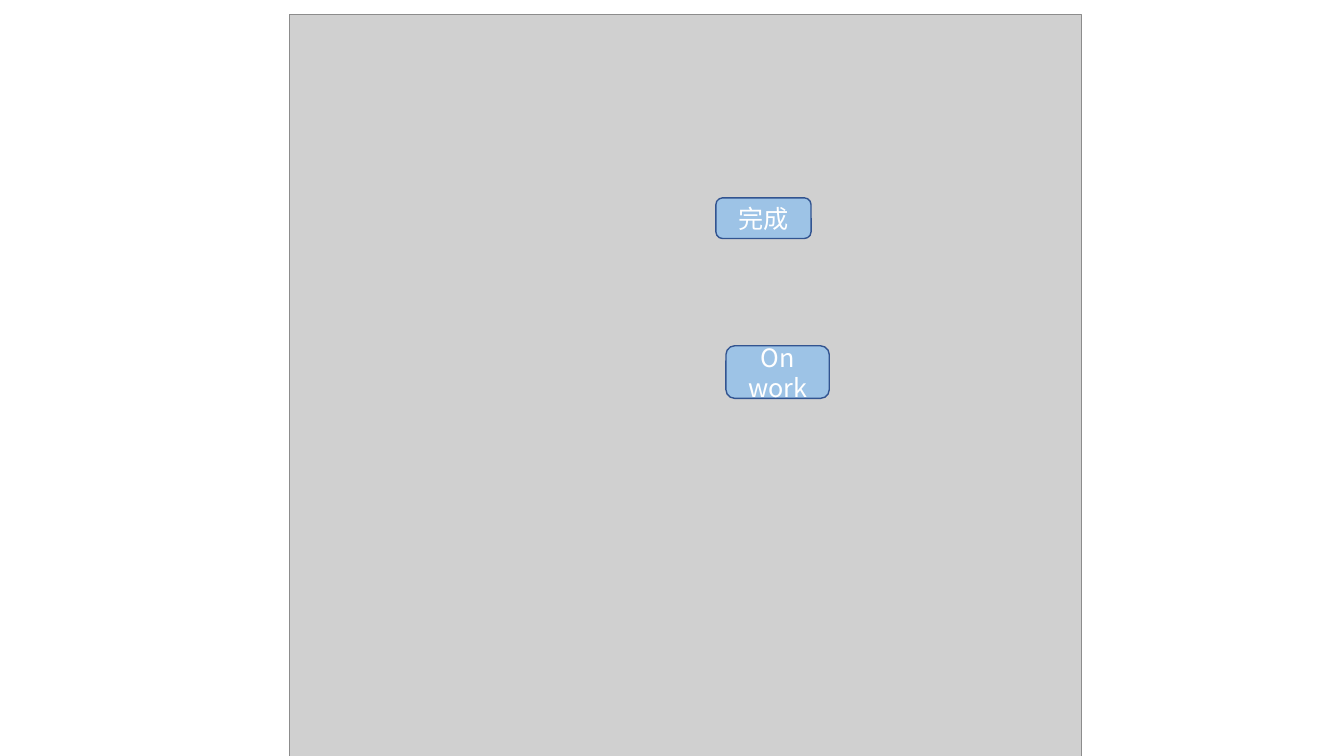
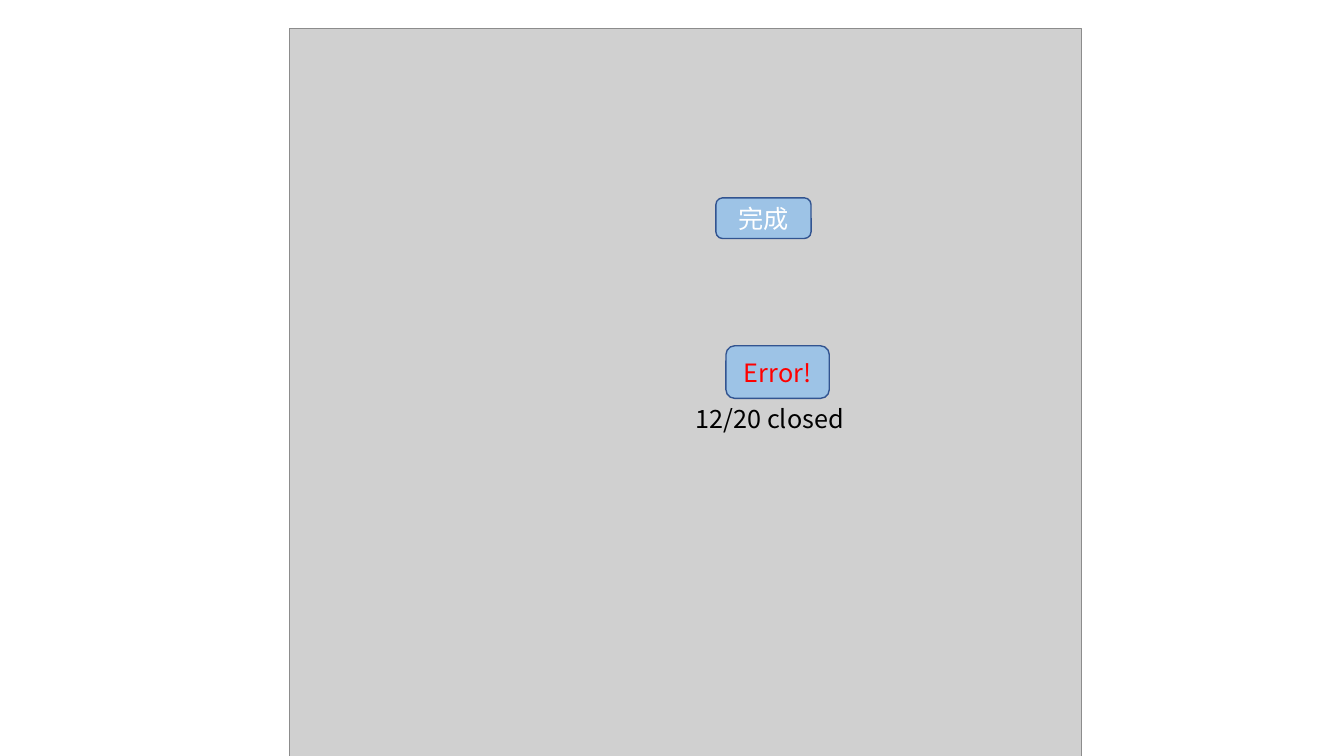
Before and after one commit to JACKPURCELL/JPEG_storage, a slide deck: slide 1 of WorkingRecording.pptx. Drawn at 1344x756 pixels with LibreOffice and Linux fonts; fonts in the diff are those of the drawing; grey boxes stand for pictures. Boxes give left, top, right and bottom in pixels: in the first picture for what was removed or moved away, otherwise in the second. Text is boxed around its words. In the diff, an @@ line names an element or a change of style, - is before the commit and + after.

```diff
--- a/WorkingRecording.pptx
+++ b/WorkingRecording.pptx
@@ picture: place and size @@
-picture at (290, 14, 1082, 756)
+picture at (290, 28, 1082, 756)
@@ text in rounded rectangle at (744, 363, 811, 383): text changed; text colour #FFFFFF to #FF0000 @@
-On work
+Error!
@@ text added at (696, 408, 844, 433), 18 pt, text #000000 @@
+12/20 closed
```
Also in this commit, not shown: 1 slide added, 35 other files.
